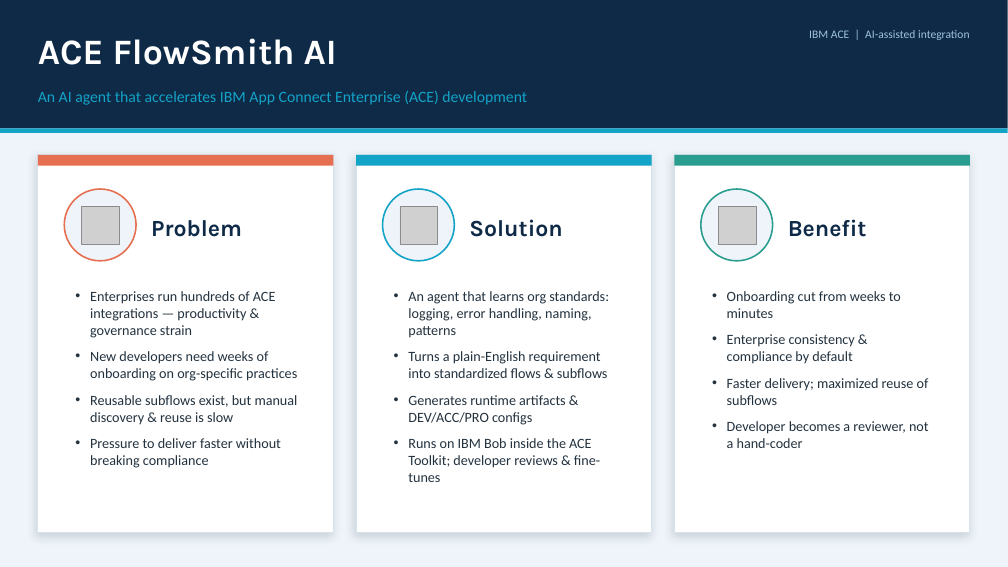
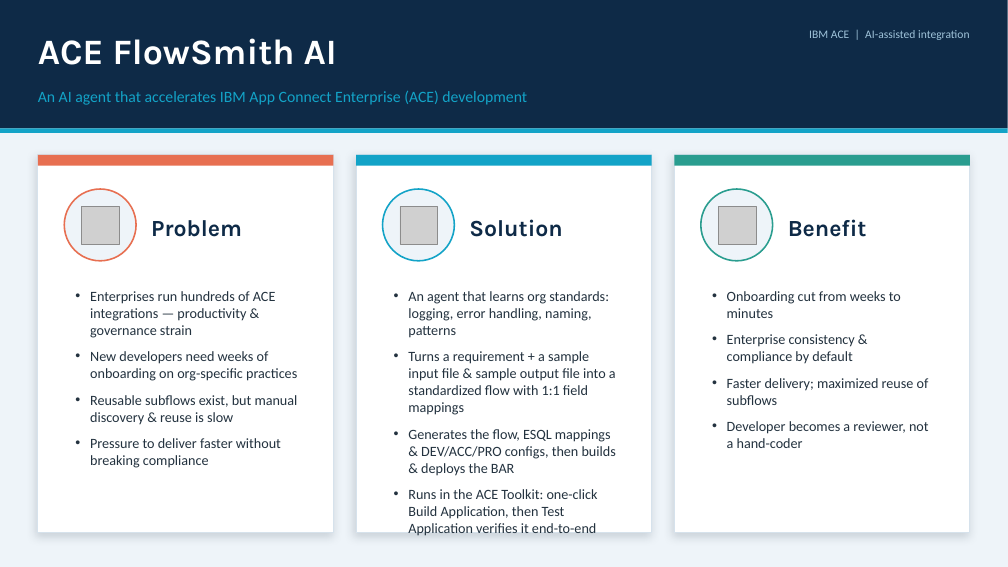
Before and after one commit to Danupriya-Manoharan/SmartACEers-Salini-206218, a slide deck: slide 1 of ACE_FlowSmith_AI.pptx. Drawn at 1008x567 pixels with LibreOffice and Linux fonts; fonts in the diff are those of the drawing; grey boxes stand for pictures. Boxes give left, top, right and bottom in pixels: in the first picture for what was removed or moved away, otherwise in the second. Text is boxed around its words. In the diff, an @@ line names an element or a change of style, - is before the commit and + after.

```diff
--- a/ACE_FlowSmith_AI.pptx
+++ b/ACE_FlowSmith_AI.pptx
@@ text at [408,351,616,519]: text changed @@
-• Turns a plain-English requirement into standardized flows & subflows
-• Generates runtime artifacts & DEV/ACC/PRO configs
-• Runs on IBM Bob inside the ACE Toolkit; developer reviews & fine-tunes
+• Turns a requirement + a sample input file & sample output file into a standardized flow with 1:1 field mappings
+• Generates the flow, ESQL mappings & DEV/ACC/PRO configs, then builds & deploys the BAR
+• Runs in the ACE Toolkit: one-click Build Application, then Test Application verifies it end-to-end
```
Also in this commit, not shown: 1 other slide changed, 1 other file.
